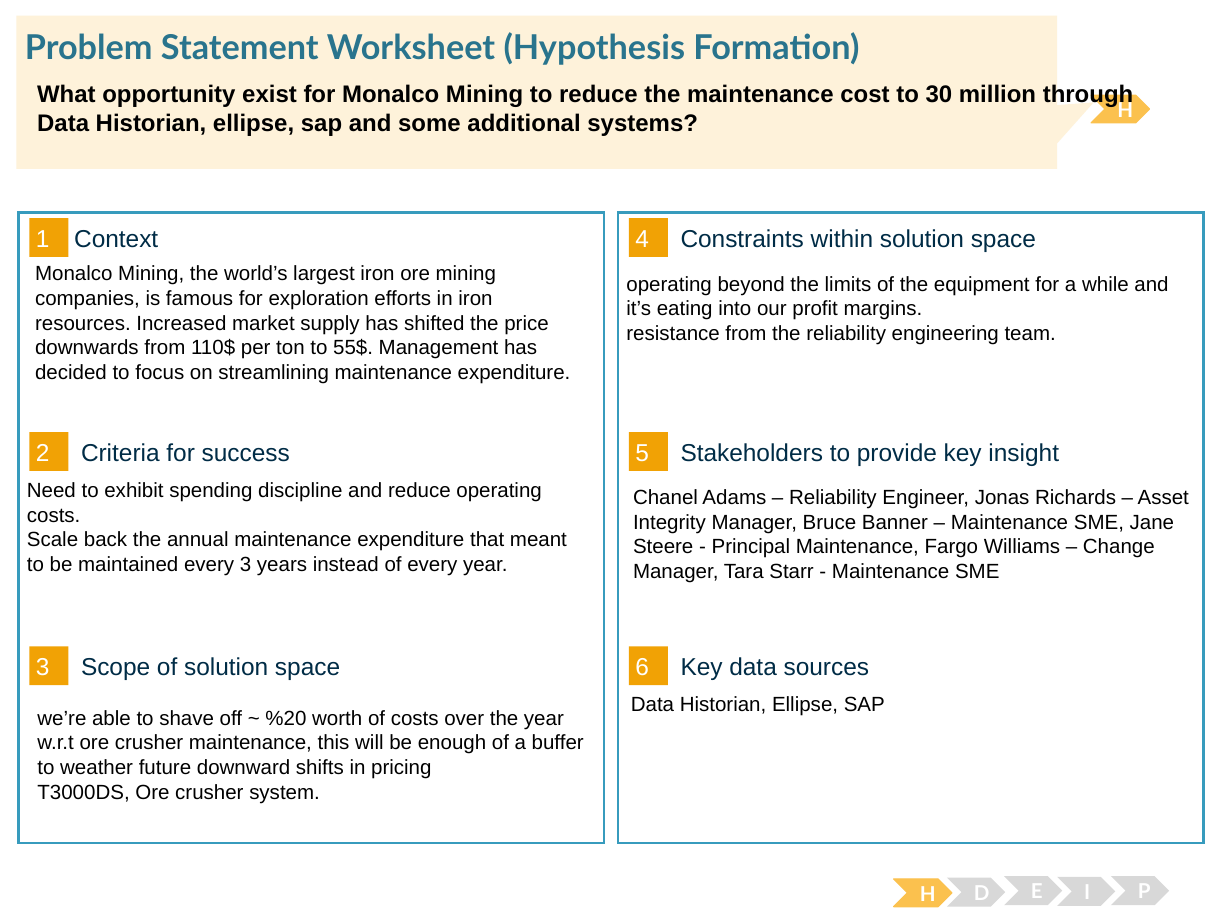
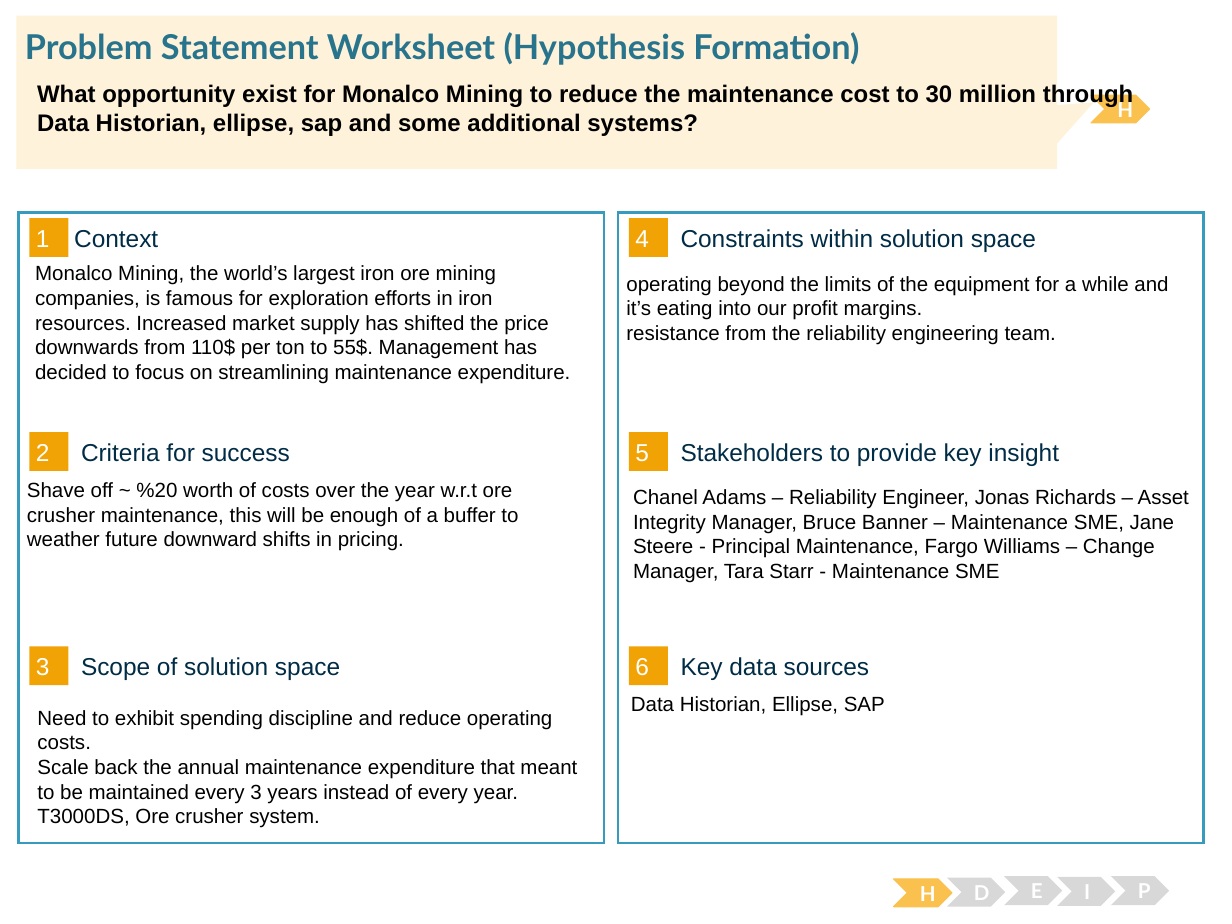
Before and after one commit to amitDataScientist/prep_course, a slide deck: slide 1 of Problem_Statement_Worksheet_Monalco Mining.pptx. Drawn at 1232x924 pixels with LibreOffice and Linux fonts; fonts in the diff are those of the drawing. Boxes give left, top, right and bottom in pixels: in the first picture for what was removed or moved away, otherwise in the second. Text is boxed around its words. In the diff, an @@ line names an element or a change of style, - is before the commit and + after.

```diff
--- a/Problem_Statement_Worksheet_Monalco Mining.pptx
+++ b/Problem_Statement_Worksheet_Monalco Mining.pptx
@@ text at <box>27,482,518,551</box>: text changed @@
-Need to exhibit spending discipline and reduce operating costs.
-Scale back the annual maintenance expenditure that meant to be maintained every 3 years instead of every year.
+Shave off ~ %20 worth of costs over the year w.r.t ore crusher maintenance, this will be enough of a buffer to weather future downward shifts in pricing.
@@ text at <box>37,710,577,804</box>: text changed @@
-we’re able to shave off ~ %20 worth of costs over the year w.r.t ore crusher maintenance, this will be enough of a buffer to weather future downward shifts in pricing
+Need to exhibit spending discipline and reduce operating costs.
+Scale back the annual maintenance expenditure that meant to be maintained every 3 years instead of every year.
```
